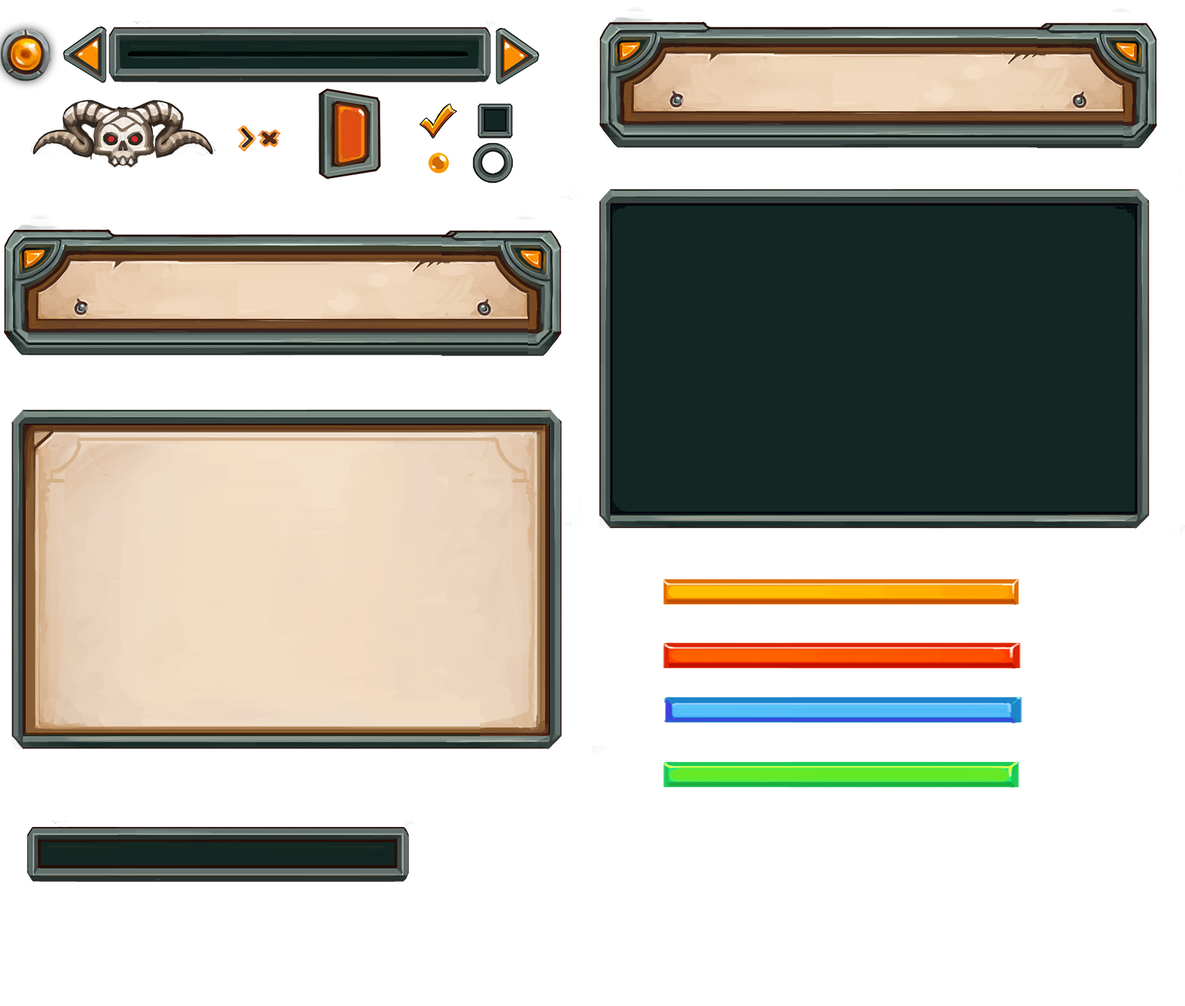
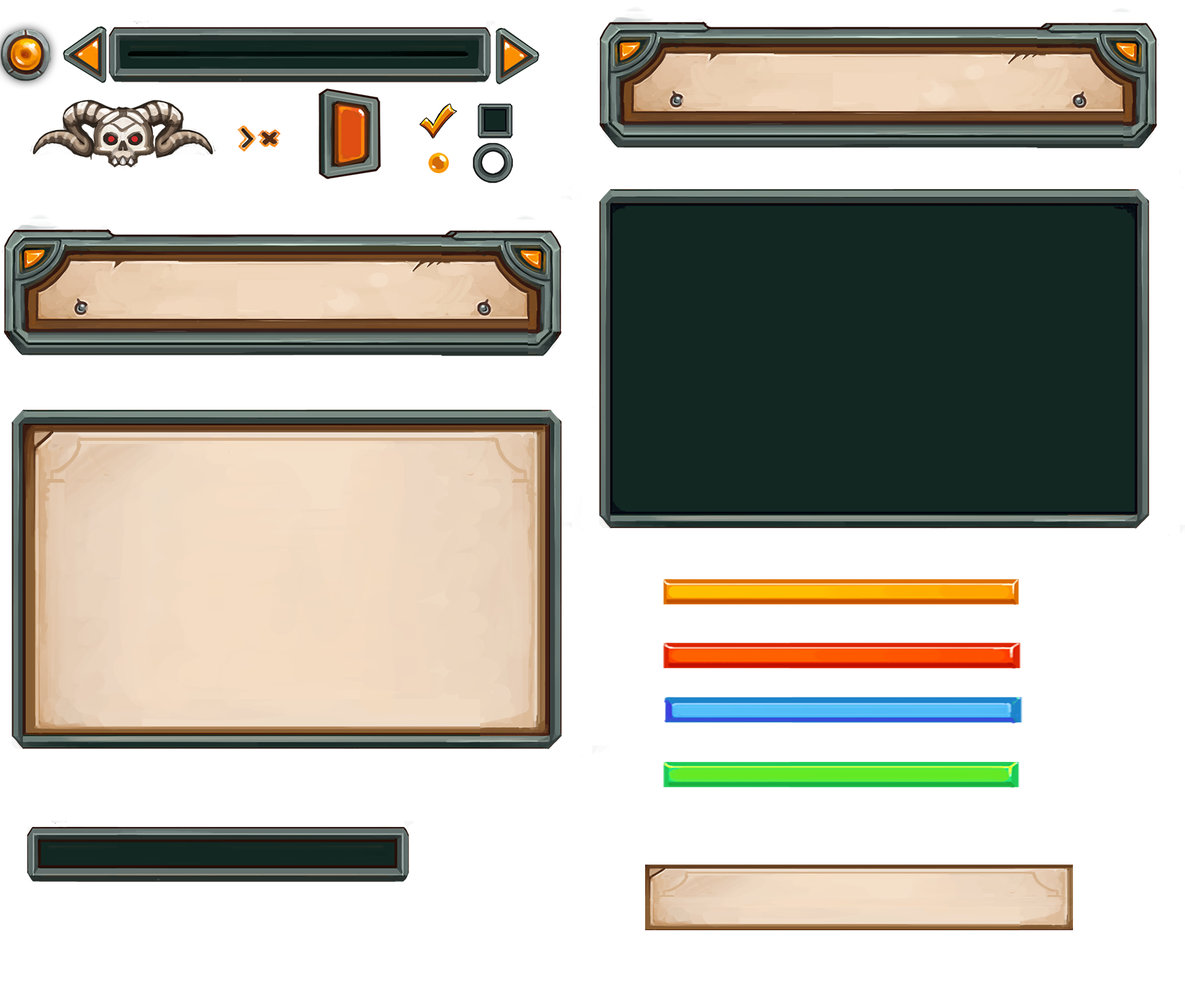
Layer changes from the first (1185, 1006) image to the second:
added layer "option" above "Example Light" over [644, 864, 1073, 930]
